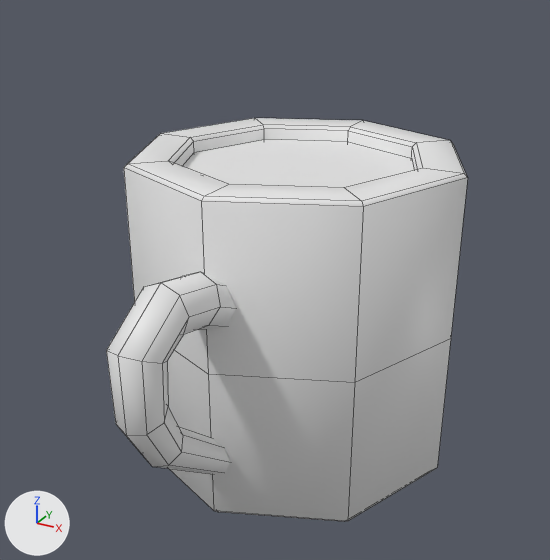
The FBX model Assets/Models/Rooms/Breakfast with my son/cups and glasses/cup of coffee.fbx: old version first, new version second.
The view is the same before and after, from a 50 mm camera at (0.086, -0.1683, 0.1274) aimed at (0.003, -0.0174, 0.0519). Lighting does not change. The marker at lower left points along +X, +Y and +Z. Mesh edges are drawn as thin lines.

The first picture shows 'cup of coffee'.
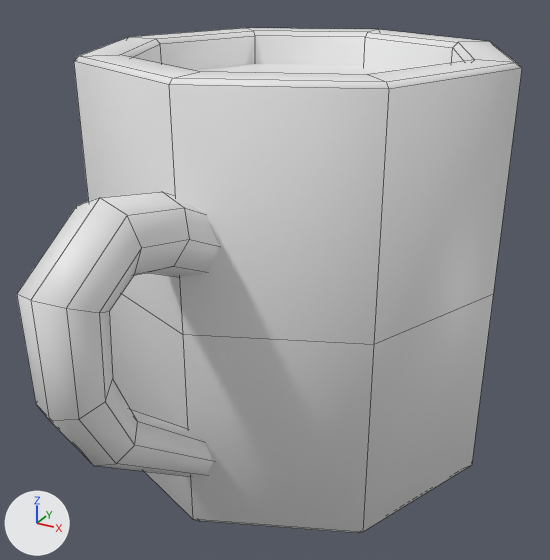
Location of each change, [x1, y1, x2, y2] in pixels of the pictures (550 x 560 px; the box of a moved part takes in the faces that stretch with it):
'cup of coffee', reshaped (39% wider, 25% taller): before [106, 118, 468, 521]; after [17, 28, 522, 533]
part 1 of me_cylinder, moved or reshaped: before [106, 272, 236, 474]; after [17, 192, 219, 476]
part 2 of me_cylinder, moved or reshaped: before [183, 139, 414, 188]; after [195, 64, 396, 75]
part 3 of me_cylinder, moved or reshaped: before [124, 118, 468, 521]; after [74, 28, 522, 533]

What changed in the scene script:
```text
Change me_cylinder:
    used by ob_cup_of_coffee; location = (0.0, 0.0, 0.0)
    remove me_cylinder.from_pydata(...)  # 128 vertices, 107 faces; spans x -0.0434..0.0434, y -0.0728..0.0434, z -0.0034..0.0799
    add me_cylinder.from_pydata(...)  # 128 vertices, 107 faces; spans x -0.0523..0.0523, y -0.0915..0.0523, z 0.0003..0.1049
    me_cylinder part 1: the loose piece of 56 vertices spanning x -0.0063..0.0063, y -0.0728..-0.0304, z 0.0076..0.0666 is multiplied about its middle by the matrix ((1.257, 0.0, 0.0), (0.0, 1.257, 0.0), (0.0, 0.0, 1.257)), then moved by (0.0, -0.0132, 0.014)
    me_cylinder part 2: the loose piece of 8 vertices spanning x -0.0316..0.0316, y -0.0316..0.0316, z 0.0758 is scaled about its middle by (1.32, 1.32, 1), then moved by (0.0, 0.0, 0.0201)
    me_cylinder part 3: 64 of 128 vertices moved; they spanned x -0.0434..0.0434, y -0.0434..0.0434, z -0.0034..0.0799 and now span x -0.0523..0.0523, y -0.0523..0.0523, z 0.0003..0.1049; mean shift (0.0, 0.0, 0.0159); largest move (-0.0231, -0.0231, 0.0799) -> (-0.0298, -0.0298, 0.1049)
```
